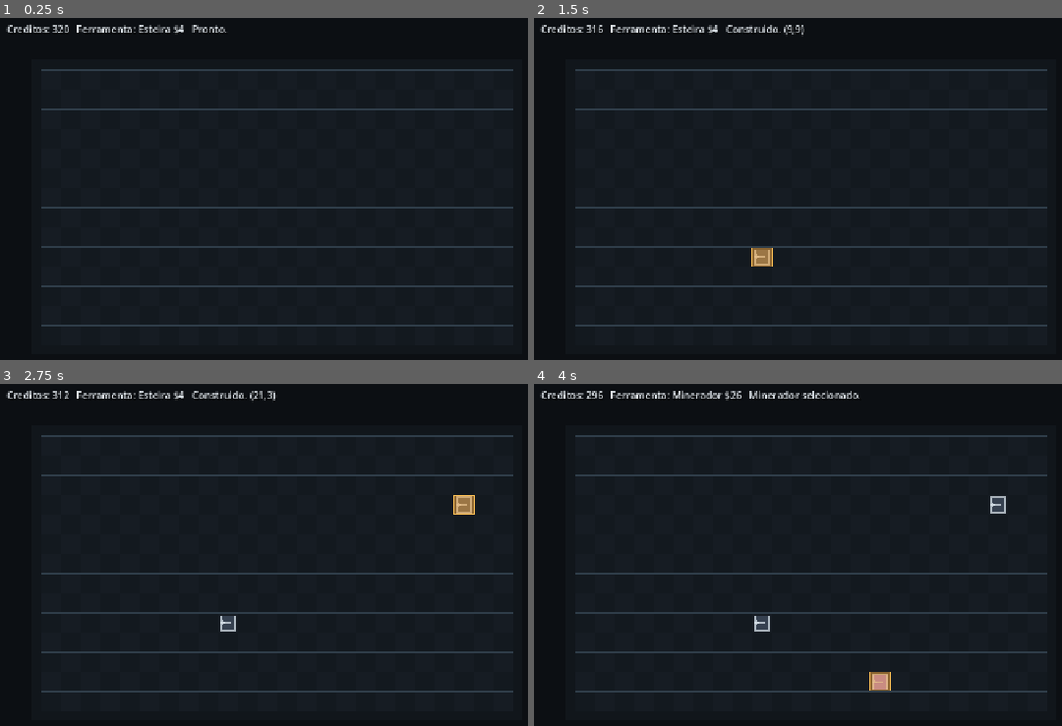
Above: before the commit, frames 1-4 (two rows, left to right).
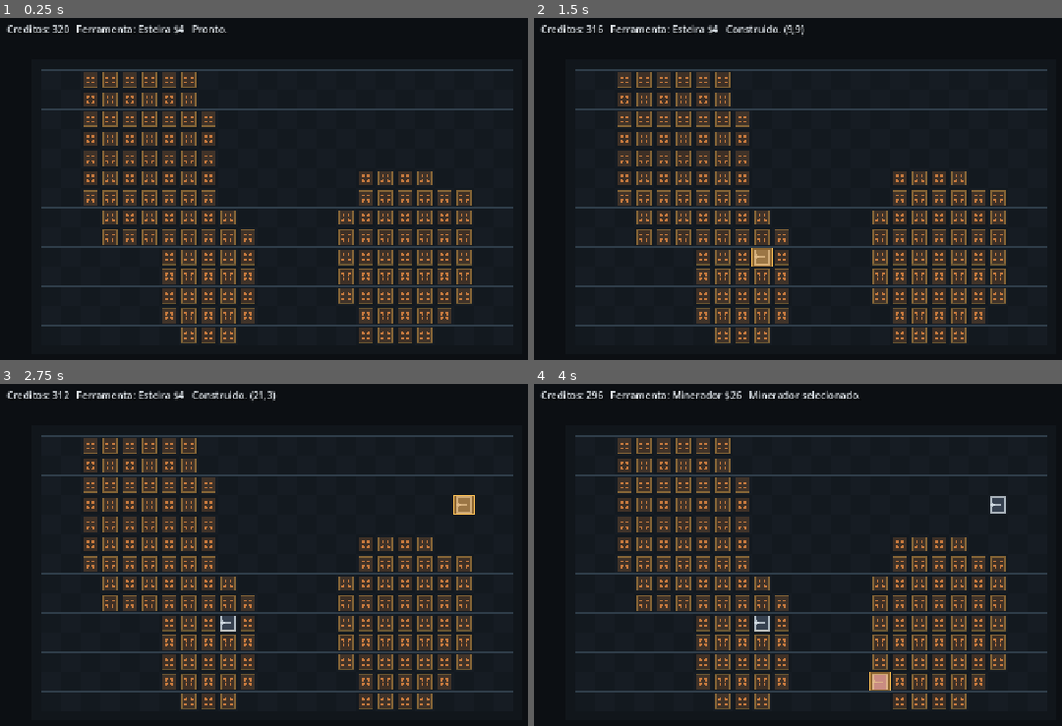
Above: after the commit, the same moments.

Repository: DURKHEIM09/jogo
Game: Godot game, scene res://scenes/main.tscn
The game is run twice, just before and just after one commit, with the same random seed, the same clock (stepped at 60 frames per second) and the same inputs.
Inputs (mouse positions are in pixels of both pictures, inside the frame that each line leads up to):
- Up to frame 1 (0.25 s): no input
- Up to frame 2 (1.5 s): tap Enter at 0.5 s; move the mouse to (outside the picture) at 0.52 s; tap R at 0.6 s; click (outside the picture) at 0.67 s; tap Space at 1.25 s; move the mouse to (761, 253) at 1.27 s; tap E at 1.35 s; click (761, 253) at 1.42 s
- Up to frame 3 (2.75 s): tap Enter at 2 s; move the mouse to (464, 500) at 2.02 s; tap 1 at 2.1 s; click (464, 500) at 2.17 s
- Up to frame 4 (4 s): tap Space at 2.75 s; move the mouse to (882, 688) at 2.77 s; tap 2 at 2.85 s; click (882, 688) at 2.92 s; tap Enter at 3.5 s; move the mouse to (outside the picture) at 3.52 s; tap 3 at 3.6 s; click (outside the picture) at 3.67 s

The runs differ from the first frame. In frame 1, 17% of the frame differs, in the area x 15-90%, y 15-96%; in frame 2, 17%; in frame 3, 17%; in frame 4, 17%.

Commit message:
feat: add ore resource layer

Diff:
--- a/scripts/config/bootstrap_config.gd
+++ b/scripts/config/bootstrap_config.gd
@@ -20,10 +20,15 @@
 const COLOR_BUILDING_BORDER := Color(0.855, 0.894, 0.925, 0.74)
 const COLOR_TEXT := Color(0.914, 0.941, 0.965, 1.0)
 const COLOR_TEXT_MUTED := Color(0.651, 0.702, 0.753, 1.0)
+const COLOR_ORE_FILL := Color(0.780, 0.478, 0.243, 0.24)
+const COLOR_ORE_DOT := Color(0.780, 0.478, 0.243, 1.0)
+const COLOR_ORE_GLOW := Color(0.957, 0.714, 0.302, 0.38)
 
 const INITIAL_MONEY := 320
 const BUILDING_REFUND_RATE := 0.45
 const DIRECTION_COUNT := 4
+const ORE_BASE_AMOUNT := 800
+const ORE_AMOUNT_VARIANCE := 420
 
 const TOOL_BELT := "belt"
 const TOOL_INSERTER := "inserter"
@@ -139,3 +144,10 @@
 			return Vector2.LEFT
 		_:
 			return Vector2.UP
+
+static func ore_patch_specs() -> Array:
+	return [
+		{"center": Vector2(0.22, 0.24), "radius": Vector2i(4, 6)},
+		{"center": Vector2(0.76, 0.66), "radius": Vector2i(4, 5)},
+		{"center": Vector2(0.35, 0.78), "radius": Vector2i(3, 4)},
+	]
--- a/scripts/factory/factory_state.gd
+++ b/scripts/factory/factory_state.gd
@@ -10,6 +10,10 @@
 var selected_dir := 0
 
 var buildings := {}
+var resources := {}
+
+func _init() -> void:
+	_generate_resources()
 
 func select_tool(tool: String) -> bool:
 	if not Config.is_known_tool(tool):
@@ -23,12 +27,20 @@
 	emit_signal("changed")
 
 func try_apply_tool(cell: Vector2i) -> Dictionary:
+	if not _is_cell_in_bounds(cell):
+		return _result(false, "blocked", "Fora da grade.", cell, 0)
 	if selected_tool == Config.TOOL_ERASE:
 		return _try_remove(cell)
 	return _try_place(cell)
 
 func get_buildings() -> Array:
 	return buildings.values()
+
+func get_resources() -> Array:
+	return resources.values()
+
+func has_resource(cell: Vector2i) -> bool:
+	return resources.has(cell) and int(resources[cell].get("amount", 0)) > 0
 
 func get_building(cell: Vector2i) -> Dictionary:
 	if not buildings.has(cell):
@@ -48,6 +60,8 @@
 	var cost := Config.tool_cost(selected_tool)
 	if money < cost:
 		return _result(false, "blocked", "Creditos insuficientes.", cell, 0)
+	if selected_tool == Config.TOOL_MINER and not has_resource(cell):
+		return _result(false, "blocked", "Minerador precisa de minerio.", cell, 0)
 
 	var building := {
 		"type": selected_tool,
@@ -75,6 +89,53 @@
 	emit_signal("changed")
 	return _result(true, "removed", "Removido.", cell, refund)
 
+func _generate_resources() -> void:
+	resources.clear()
+
+	for spec in Config.ore_patch_specs():
+		var center_ratio: Vector2 = spec["center"]
+		var radius: Vector2i = spec["radius"]
+		var center := Vector2i(
+			int(floor(float(Config.GRID_COLUMNS) * center_ratio.x)),
+			int(floor(float(Config.GRID_ROWS) * center_ratio.y))
+		)
+		_add_ore_patch(center, radius)
+
+func _add_ore_patch(center: Vector2i, radius: Vector2i) -> void:
+	var min_x: int = max(0, center.x - radius.x)
+	var max_x: int = min(Config.GRID_COLUMNS - 1, center.x + radius.x)
+	var min_y: int = max(0, center.y - radius.y)
+	var max_y: int = min(Config.GRID_ROWS - 1, center.y + radius.y)
+
+	for y in range(min_y, max_y + 1):
+		for x in range(min_x, max_x + 1):
+			var cell := Vector2i(x, y)
+			var dx := float(x - center.x) / float(max(1, radius.x))
+			var dy := float(y - center.y) / float(max(1, radius.y))
+			var shape := dx * dx + dy * dy
+			var noisy := shape + _cell_noise(cell, 17) * 0.42
+
+			if noisy >= 1.05:
+				continue
+
+			resources[cell] = {
+				"cell": cell,
+				"amount": Config.ORE_BASE_AMOUNT + int(floor(_cell_noise(cell, 43) * float(Config.ORE_AMOUNT_VARIANCE))),
+				"phase": _cell_noise(cell, 71) * TAU,
+			}
+
+func _cell_noise(cell: Vector2i, salt: int) -> float:
+	var raw := cell.x * 928371 + cell.y * 689287 + salt * 283923
+	return float(posmod(raw, 1000)) / 1000.0
+
+func _is_cell_in_bounds(cell: Vector2i) -> bool:
+	return (
+		cell.x >= 0
+		and cell.y >= 0
+		and cell.x < Config.GRID_COLUMNS
+		and cell.y < Config.GRID_ROWS
+	)
+
 func _result(ok: bool, action: String, message: String, cell: Vector2i, money_delta: int) -> Dictionary:
 	return {
 		"ok": ok,
--- a/scripts/grid_view.gd
+++ b/scripts/grid_view.gd
@@ -42,6 +42,7 @@
 
 	draw_rect(Rect2(Vector2.ZERO, grid_size), Config.COLOR_GRID_FILL_A)
 	_draw_checker_cells()
+	_draw_resources()
 	_draw_buildings()
 	_draw_selection()
 	_draw_grid_lines(grid_size)
@@ -52,6 +53,33 @@
 			if (x + y) % 2 == 0:
 				continue
 			draw_rect(_cell_rect(Vector2i(x, y)), Config.COLOR_GRID_FILL_B)
+
+func _draw_resources() -> void:
+	if factory_state == null:
+		return
+
+	for resource in factory_state.get_resources():
+		var cell: Vector2i = resource.get("cell", INVALID_CELL)
+		if not _is_valid_cell(cell):
+			continue
+
+		var rect := _cell_rect(cell).grow(-4.0)
+		draw_rect(rect, Config.COLOR_ORE_FILL)
+		draw_rect(rect, Config.COLOR_ORE_GLOW, false, 1.0)
+		_draw_resource_dots(rect)
+
+func _draw_resource_dots(rect: Rect2) -> void:
+	var dot_radius: float = maxf(1.4, float(Config.CELL_SIZE) * 0.07)
+	var positions: Array[Vector2] = [
+		Vector2(0.32, 0.34),
+		Vector2(0.68, 0.34),
+		Vector2(0.32, 0.68),
+		Vector2(0.68, 0.68),
+	]
+
+	for ratio in positions:
+		var ratio_vec: Vector2 = ratio
+		draw_circle(rect.position + Vector2(rect.size.x * ratio_vec.x, rect.size.y * ratio_vec.y), dot_radius, Config.COLOR_ORE_DOT)
 
 func _draw_buildings() -> void:
 	if factory_state == null:
--- a/scripts/tests/building_state_smoke.gd
+++ b/scripts/tests/building_state_smoke.gd
@@ -30,6 +30,27 @@
 	if not _expect(state.money == expected_money, "refund mismatch"):
 		return
 
+	if not _expect(state.get_resources().size() > 0, "resources were not generated"):
+		return
+
+	var empty_cell := _first_empty_resource_cell(state)
+	if not _expect(empty_cell != Vector2i(-1, -1), "could not find empty resource cell"):
+		return
+
+	state.select_tool(Config.TOOL_MINER)
+	var blocked_miner: Dictionary = state.try_apply_tool(empty_cell)
+	if not _expect(not bool(blocked_miner["ok"]), "miner should require ore cell"):
+		return
+	if not _expect(state.money == expected_money, "blocked miner changed money"):
+		return
+
+	var ore_cell: Vector2i = state.get_resources()[0]["cell"]
+	var placed_miner: Dictionary = state.try_apply_tool(ore_cell)
+	if not _expect(bool(placed_miner["ok"]), "miner placement on ore failed"):
+		return
+	if not _expect(state.money == expected_money - Config.tool_cost(Config.TOOL_MINER), "miner cost mismatch"):
+		return
+
 	print("FACTORYOPS_BUILDING_STATE_SMOKE_OK")
 	get_tree().quit(0)
 
@@ -39,3 +60,11 @@
 	push_error("FACTORYOPS_BUILDING_STATE_SMOKE_FAIL:" + message)
 	get_tree().quit(1)
 	return false
+
+func _first_empty_resource_cell(state) -> Vector2i:
+	for y in range(Config.GRID_ROWS):
+		for x in range(Config.GRID_COLUMNS):
+			var cell := Vector2i(x, y)
+			if not state.has_resource(cell):
+				return cell
+	return Vector2i(-1, -1)
